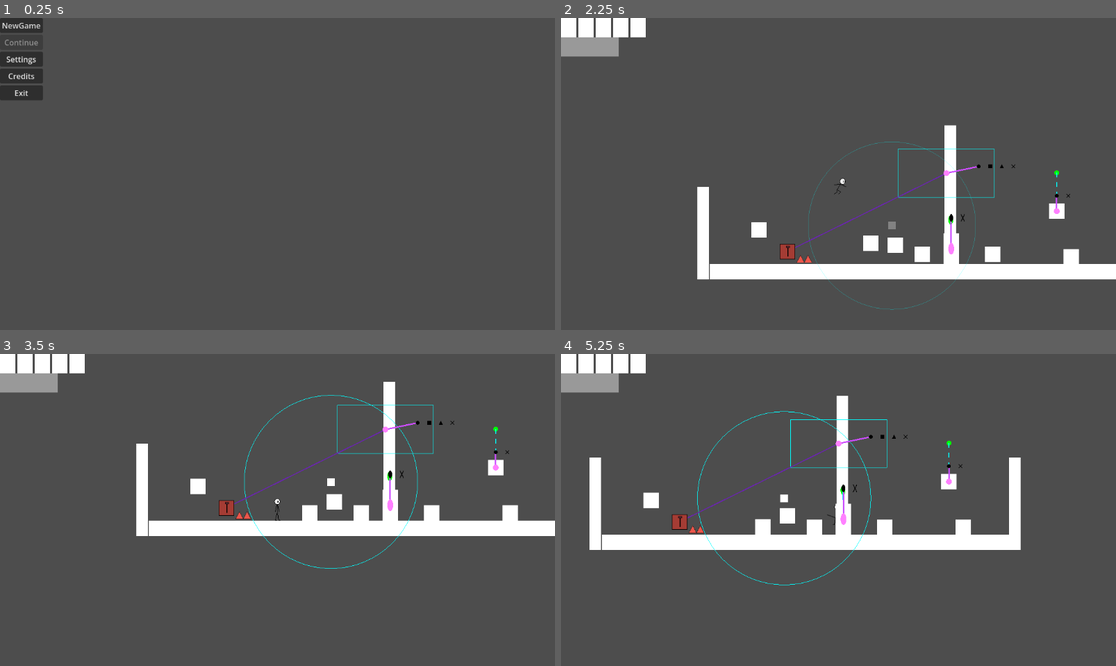
Above: before the commit, frames 1-4 (two rows, left to right).
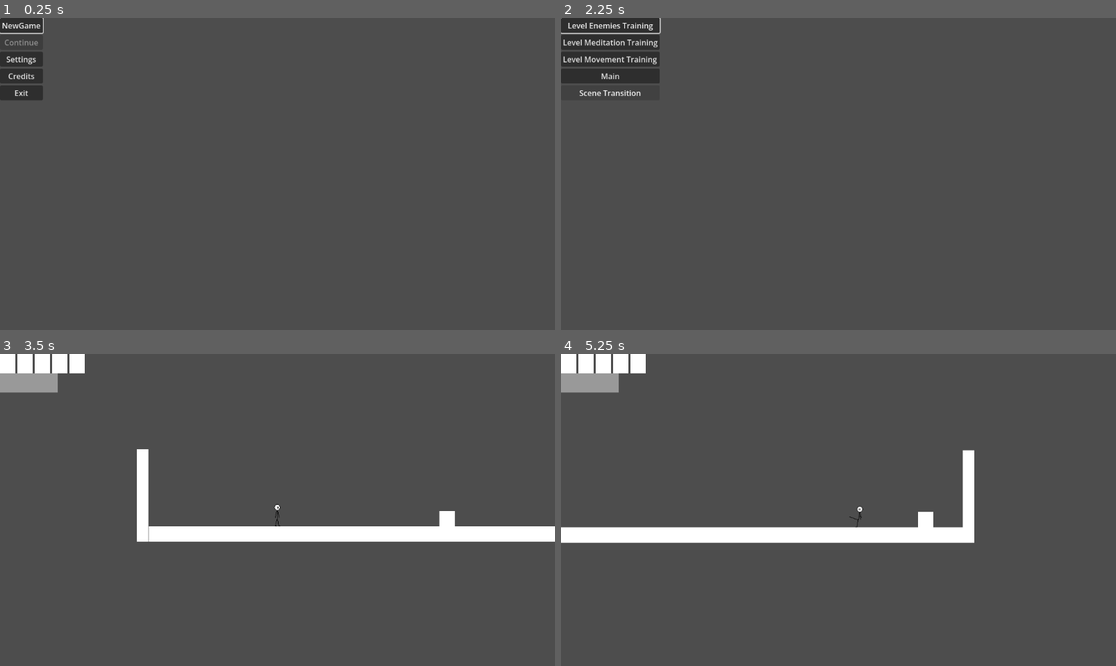
Above: after the commit, the same moments.

Repository: Onibled/ChakraPunch
Game: Godot game, scene res://scenes/Menu/main_menu.tscn
The game is run twice, just before and just after one commit, with the same random seed, the same clock (stepped at 60 frames per second) and the same inputs.
Inputs (mouse positions are in pixels of both pictures, inside the frame that each line leads up to):
- Up to frame 1 (0.25 s): no input
- Up to frame 2 (2.25 s): click "Settings" at 0.5 s; click "Back" at 1.25 s; click "NewGame" at 2 s
- Up to frame 3 (3.5 s): click (49, 360) at 2.75 s, where only the run after the commit has a clickable "Level Enemies Training"
- Up to frame 4 (5.25 s): hold Right (ui_right) 3.53-5.03 s; tap D (dash) at 3.6, 4.35 s; tap Space (jump) at 3.77, 4.52 s; hold Left (ui_left) from 5.03 s (still down); tap S (heavy_attack) at 5.1 s

The runs differ from the first frame. In frame 1, less than 0.1% of the frame differs, in the area x 0-8%, y 0-6%; in frame 2, 10%, in the area x 0-100%, y 0-94%; in frame 3, 5.8%; in frame 4, 7.8%.

Commit message:
Selezione dei livelli Modifiche ai menu Correzione attacco di enemy patrol

Diff:
--- a/project.godot
+++ b/project.godot
@@ -23,6 +23,20 @@
 
 [input]
 
+ui_accept={
+"deadzone": 0.5,
+"events": [Object(InputEventKey,"resource_local_to_scene":false,"resource_name":"","device":0,"window_id":0,"alt_pressed":false,"shift_pressed":false,"ctrl_pressed":false,"meta_pressed":false,"pressed":false,"keycode":4194309,"physical_keycode":0,"key_label":0,"unicode":0,"location":0,"echo":false,"script":null)
+, Object(InputEventKey,"resource_local_to_scene":false,"resource_name":"","device":0,"window_id":0,"alt_pressed":false,"shift_pressed":false,"ctrl_pressed":false,"meta_pressed":false,"pressed":false,"keycode":4194310,"physical_keycode":0,"key_label":0,"unicode":0,"location":0,"echo":false,"script":null)
+, Object(InputEventKey,"resource_local_to_scene":false,"resource_name":"","device":0,"window_id":0,"alt_pressed":false,"shift_pressed":false,"ctrl_pressed":false,"meta_pressed":false,"pressed":false,"keycode":32,"physical_keycode":0,"key_label":0,"unicode":32,"location":0,"echo":false,"script":null)
+, Object(InputEventJoypadButton,"resource_local_to_scene":false,"resource_name":"","device":-1,"button_index":0,"pressure":0.0,"pressed":true,"script":null)
+]
+}
+ui_cancel={
+"deadzone": 0.5,
+"events": [Object(InputEventKey,"resource_local_to_scene":false,"resource_name":"","device":0,"window_id":0,"alt_pressed":false,"shift_pressed":false,"ctrl_pressed":false,"meta_pressed":false,"pressed":false,"keycode":4194305,"physical_keycode":0,"key_label":0,"unicode":0,"location":0,"echo":false,"script":null)
+, Object(InputEventJoypadButton,"resource_local_to_scene":false,"resource_name":"","device":-1,"button_index":1,"pressure":0.0,"pressed":true,"script":null)
+]
+}
 jump={
 "deadzone": 0.2,
 "events": [Object(InputEventKey,"resource_local_to_scene":false,"resource_name":"","device":-1,"window_id":0,"alt_press …(191 unchanged characters)…
--- a/scenes/Menu/main_menu.tscn
+++ b/scenes/Menu/main_menu.tscn
@@ -1,6 +1,6 @@
 [gd_scene format=3 uid="uid://wnxt1ak0pstk"]
 
-[ext_resource type="Script" uid="uid://c101qmgy1f616" path="res://scripts/Menu/main_menu.gd" id="1_k0vh8"]
+[ext_resource type="Script" uid="uid://c101qmgy1f616" path="res://scripts/menu/main_menu.gd" id="1_k0vh8"]
 
 [node name="MainMenu" type="Control" unique_id=1907962835]
 layout_mode = 3
--- a/scenes/Menu/pause_menu.tscn
+++ b/scenes/Menu/pause_menu.tscn
@@ -1,6 +1,6 @@
 [gd_scene format=3 uid="uid://dv622mahsep4m"]
 
-[ext_resource type="Script" uid="uid://bwod5dknt7ni4" path="res://scripts/Menu/pause_menu.gd" id="1_1npuy"]
+[ext_resource type="Script" uid="uid://bwod5dknt7ni4" path="res://scripts/menu/pause_menu.gd" id="1_1npuy"]
 
 [node name="PauseMenu" type="CanvasLayer" unique_id=1616000135]
 process_mode = 3
@@ -25,6 +25,6 @@
 layout_mode = 2
 text = "Settings"
 
-[node name="Quit" type="Button" parent="CenterContainer/VBoxContainer" unique_id=1194143029]
+[node name="MainMenu" type="Button" parent="CenterContainer/VBoxContainer" unique_id=1194143029]
 layout_mode = 2
-text = "Quit"
+text = "Main Menu"
--- a/scenes/Menu/settings.tscn
+++ b/scenes/Menu/settings.tscn
@@ -1,6 +1,6 @@
 [gd_scene format=3 uid="uid://t40ubyhx7uke"]
 
-[ext_resource type="Script" uid="uid://di2dsvnyduqym" path="res://scripts/Menu/settings.gd" id="1_sogl8"]
+[ext_resource type="Script" uid="uid://di2dsvnyduqym" path="res://scripts/menu/settings.gd" id="1_sogl8"]
 
 [node name="Settings" type="Control" unique_id=2054331222]
 layout_mode = 3
--- a/scenes/characters/enemy_patrol.tscn
+++ b/scenes/characters/enemy_patrol.tscn
@@ -91,7 +91,7 @@
 [node name="Hitbox" type="Area2D" parent="." unique_id=1670907714]
 scale = Vector2(2, 1)
 collision_layer = 8
-collision_mask = 6
+collision_mask = 4
 monitoring = false
 monitorable = false
 script = ExtResource("5_liafw")
--- a/scenes/characters/player/player.tscn
+++ b/scenes/characters/player/player.tscn
@@ -408,7 +408,6 @@
 collision_layer = 4
 collision_mask = 8
 monitoring = false
-monitorable = false
 script = ExtResource("3_dqkch")
 
 [node name="CollisionShape2D" type="CollisionShape2D" parent="Visuals/Hurtbox" unique_id=325230569]
--- /dev/null
+++ b/scenes/level_select.tscn
@@ -0,0 +1,15 @@
+[gd_scene format=3 uid="uid://dykgdcgjr0dsu"]
+
+[ext_resource type="Script" uid="uid://dn8c6n6wtonn5" path="res://scripts/level_select.gd" id="1_3shnc"]
+
+[node name="LevelSelect" type="Control" unique_id=27586992]
+layout_mode = 3
+anchors_preset = 0
+offset_right = 40.0
+offset_bottom = 40.0
+script = ExtResource("1_3shnc")
+
+[node name="VBoxContainer" type="VBoxContainer" parent="." unique_id=502035897]
+layout_mode = 0
+offset_right = 40.0
+offset_bottom = 40.0
--- /dev/null
+++ b/scripts/CollisionLayers.gd
@@ -0,0 +1,14 @@
+class_name CollisionLayers
+
+# LAYER (bit index)
+const WORLD      = 1
+const PLAYER     = 2
+const ENEMY      = 3
+const PROJECTILE = 4
+const HITBOX     = 5
+const HURTBOX    = 6
+
+# MASK (bitmask già pronti)
+const PLAYER_HIT_MASK = (1 << ENEMY) | (1 << WORLD)
+const ENEMY_HIT_MASK  = (1 << PLAYER) | (1 << WORLD)
+const PROJECTILE_MASK = (1 << ENEMY) | (1 << WORLD)
--- a/scripts/Menu/main_menu.gd
+++ b/scripts/Menu/main_menu.gd
@@ -13,14 +13,17 @@
 	btn_credits.pressed.connect(_on_credits)
 	btn_exit.pressed.connect(_on_exit)
 
+	btn_new.grab_focus()
+
 	check_save()
+	return
 
 # -------------------------------------------------
 # 🎮 AZIONI
 # -------------------------------------------------
 
 func _on_new_game():
-	get_tree().change_scene_to_file("res://scenes/levels/main.tscn")
+	get_tree().change_scene_to_file("res://scenes/level_select.tscn")
 
 func _on_continue():
 	load_game()
--- a/scripts/Menu/pause_menu.gd
+++ b/scripts/Menu/pause_menu.gd
@@ -1,11 +1,19 @@
 extends CanvasLayer
 
 @onready var center_container: CenterContainer = $CenterContainer
+@onready var resume_btn: Button = $CenterContainer/VBoxContainer/Resume
+@onready var settings_btn = $CenterContainer/VBoxContainer/Settings
+@onready var menu_btn = $CenterContainer/VBoxContainer/MainMenu
 
 func _ready():
 	hide_menu()
+	resume_btn.pressed.connect(_on_resume)
+	settings_btn.pressed.connect(_on_settings)
+	menu_btn.pressed.connect(_on_menu)
 
-func _process(delta):
+	resume_btn.grab_focus()
+
+func _unhandled_input(delta):
 	if Input.is_action_just_pressed("pause"):
 		toggle_pause()
 
@@ -18,30 +26,40 @@
 		resume()
 	else:
 		pause()
+	return
 
 func pause():
 	get_tree().paused = true
 	show_menu()
 
+	await get_tree().process_frame
+	resume_btn.grab_focus()
+	return
+
 func resume():
 	get_tree().paused = false
 	hide_menu()
+	return
 
 # -------------------------------------------------
 # 🎛️ UI ACTIONS
 # -------------------------------------------------
 
-func _on_resume_pressed():
+func _on_resume():
 	resume()
 
-func _on_quit_pressed():
-	get_tree().quit()
+func _on_menu():
+	get_tree().paused = false
+	get_tree().change_scene_to_file("res://scenes/MainMenu.tscn")
+	return
 
-func _on_settings_pressed():
+func _on_settings():
 	print("Settings TODO")
+	return
 
-func _on_load_pressed():
+func _on_load():
 	print("Load TODO")
+	return
 
 # -------------------------------------------------
 # 👁 UI CONTROL
@@ -50,5 +68,10 @@
 func show_menu():
 	center_container.visible = true
 
+	await get_tree().process_frame
+	resume_btn.grab_focus()
+	return
+
 func hide_menu():
 	center_container.visible = false
+	return
--- a/scripts/Menu/settings.gd
+++ b/scripts/Menu/settings.gd
@@ -23,7 +23,13 @@
 	fullscreen_toggle.toggled.connect(_on_fullscreen_toggled)
 	vsync_toggle.toggled.connect(_on_vsync_toggled)
 	volume_slider.value_changed.connect(_on_volume_changed)
+	volume_slider.focus_mode = Control.FOCUS_ALL
 	back_button.pressed.connect(_on_back_pressed)
+	return
+
+func _unhandled_input(event):
+	if event.is_action_pressed("ui_cancel"):
+		_on_back_pressed()
 	return
 
 func save_settings():
--- a/scripts/attack_component.gd
+++ b/scripts/attack_component.gd
@@ -4,7 +4,11 @@
 
 var body: CharacterBody2D
 var movement
+
 var cooldown := 0.0
+var is_attacking := false
+
+# ---------------------------------------------------------
 
 func _ready():
 	body = get_parent()
@@ -13,28 +17,40 @@
 # ---------------------------------------------------------
 
 func update(delta):
-	cooldown = max(cooldown - delta, 0)
+	# cooldown countdown
+	if cooldown > 0:
+		cooldown -= delta
 
 # ---------------------------------------------------------
 
 func try_attack(target: Node2D):
-	if cooldown > 0:
+	# blocchi fondamentali
+	if cooldown > 0 or is_attacking:
+		return
+
+	if target == null:
 		return
 
 	var dist = body.global_position.distance_to(target.global_position)
 
 	if dist < 40:
-		await scratch()
+		scratch()
 	else:
-		await leap(target)
+		leap(target)
 
 # ---------------------------------------------------------
 
 func scratch():
+	is_attacking = true
 	cooldown = 0.8
 
 	movement.stop()
 
+	_do_scratch()
+
+# ---------------------------------------------------------
+
+func _do_scratch() -> void:
 	await body.get_tree().create_timer(0.2).timeout
 
 	hitbox.start_hit()
@@ -43,15 +59,25 @@
 
 	hitbox.stop_hit()
 
+	is_attacking = false
+
 # ---------------------------------------------------------
 
 func leap(target):
+	is_attacking = true
 	cooldown = 1.2
 
 	movement.leap(target)
 
+	_do_leap()
+
+# ---------------------------------------------------------
+
+func _do_leap() -> void:
 	hitbox.start_hit()
 
 	await body.get_tree().create_timer(0.4).timeout
 
 	hitbox.stop_hit()
+
+	is_attacking = false
--- a/scripts/characters/player/player.gd
+++ b/scripts/characters/player/player.gd
@@ -358,7 +358,8 @@
 	collision_box.scale = Vector2(0.52, 0.2)  # esempio più basso
 	collision_box.position = Vector2(-2.5, 24.5)
 
-	hurtbox.scale = Vector2(0.8, 0.5)
+	hurtbox.scale = Vector2(0.8, 0.2)
+	hurtbox.position = Vector2(0, 27)
 	return
 
 func restore_collision_state():
--- /dev/null
+++ b/scripts/level_select.gd
@@ -0,0 +1,61 @@
+extends Control
+
+@onready var container = $VBoxContainer
+
+var levels := []
+var selected_index := 0
+
+# ---------------------------------------------------------
+
+func _ready():
+	load_levels()
+	create_buttons()
+	update_selection()
+
+
+# ---------------------------------------------------------
+
+func load_levels():
+	var dir = DirAccess.open("res://scenes/levels/")
+
+	if dir == null:
+		push_error("Cartella livelli non trovata")
+		return
+
+	dir.list_dir_begin()
+
+	var file = dir.get_next()
+	while file != "":
+		if file.ends_with(".tscn"):
+			levels.append(file)
+		file = dir.get_next()
+
+	dir.list_dir_end()
+	levels.sort()
+
+# ---------------------------------------------------------
+
+func create_buttons():
+	for i in levels.size():
+		var btn = Button.new()
+
+		btn.text = levels[i].replace(".tscn", "").capitalize()
+		btn.focus_mode = Control.FOCUS_ALL
+
+		btn.pressed.connect(_on_level_selected.bind(i))
+
+		container.add_child(btn)
+	container.get_child(0).grab_focus()
+
+# ---------------------------------------------------------
+
+func _on_level_selected(index):
+	var path = "res://scenes/levels/" + levels[index]
+	get_tree().change_scene_to_file(path)
+
+func update_selection():
+	for i in container.get_child_count():
+		var btn = container.get_child(i)
+
+		if i == selected_index:
+			btn.grab_focus()
Not shown, added: scripts/CollisionLayers.gd.uid
Not shown, added: scripts/level_select.gd.uid
